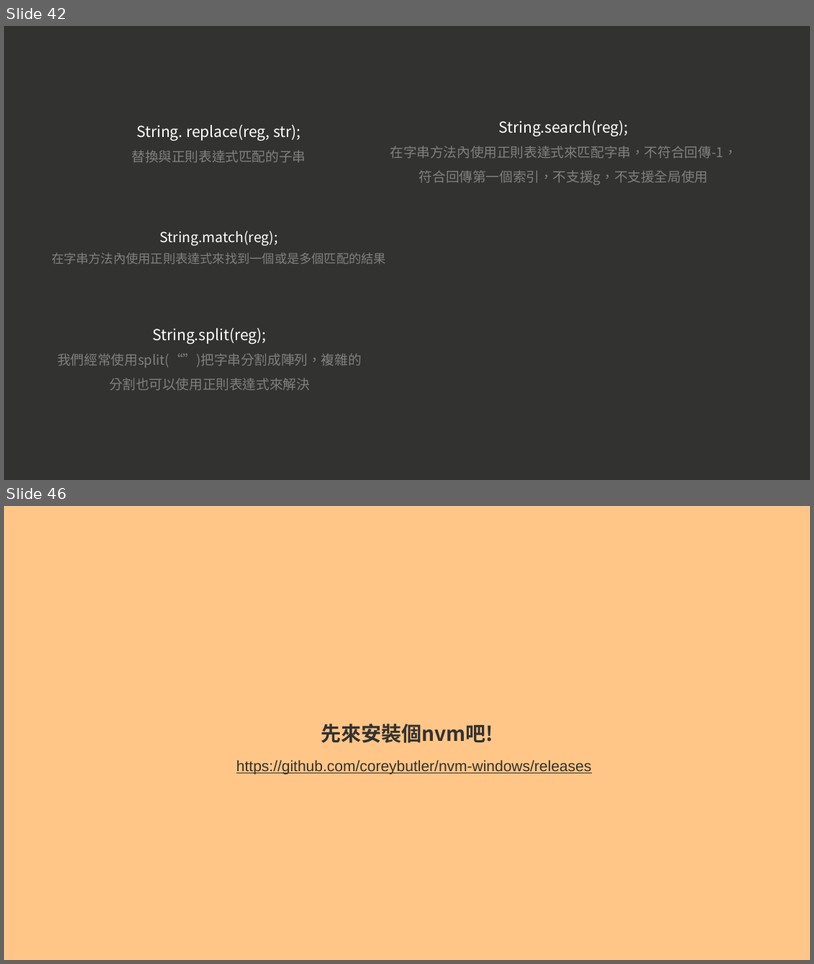
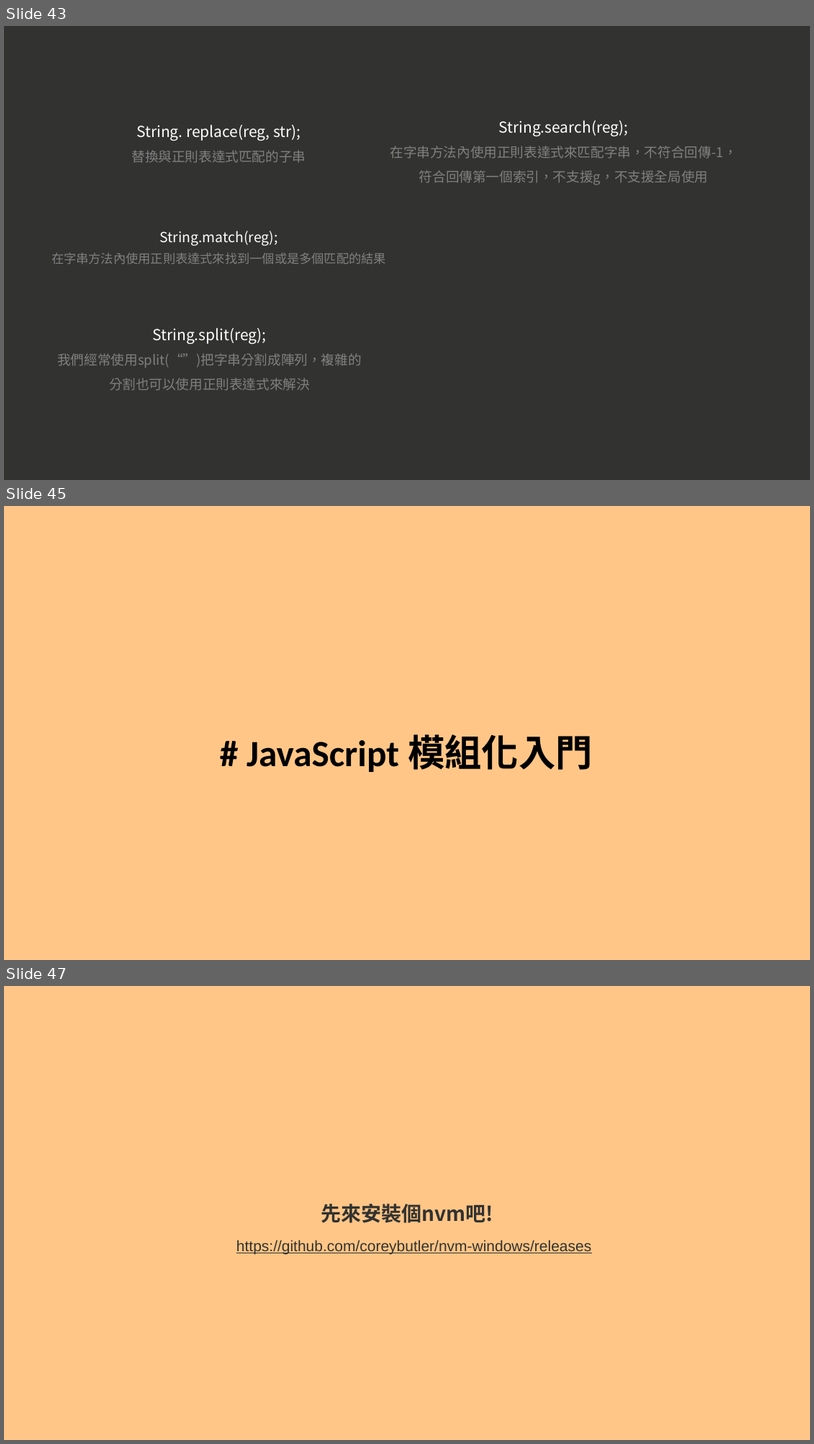
Before and after one commit to a23246542/JS_course_Intermediate_example, a slide deck: 現代 JavaScript 職人之路｜ 中階篇.pptx. Shown one above the other, each under a label of ours: slides 42 and 46 before the commit, slides 43, 45 and 47 after it; the slides between them are not shown. The pictures are 814x964 and 814x1444 pixels, drawn with LibreOffice and Linux fonts; fonts in the diff are those of the drawing. Boxes give left, top, right and bottom in pixels: in the first picture for what was removed or moved away, otherwise in the second. Text is boxed around its words. In the diff, an @@ line names an element or a change of style, - is before the commit and + after.

```diff
--- a/現代 JavaScript 職人之路｜ 中階篇.pptx
+++ b/現代 JavaScript 職人之路｜ 中階篇.pptx
@@ slide 45 added at (x1=4, y1=506, x2=810, y2=960), background #FFC687 @@
@@ text added at (x1=247, y1=734, x2=593, y2=772), 44 pt, text #000000, bold @@
+# JavaScript 模組化入門
@@ what was slide 42 is now slide 43 @@
@@ what was slide 46 is now slide 47 @@
```
Also in this commit, not shown: 7 slides changed, 4 other slides added.
